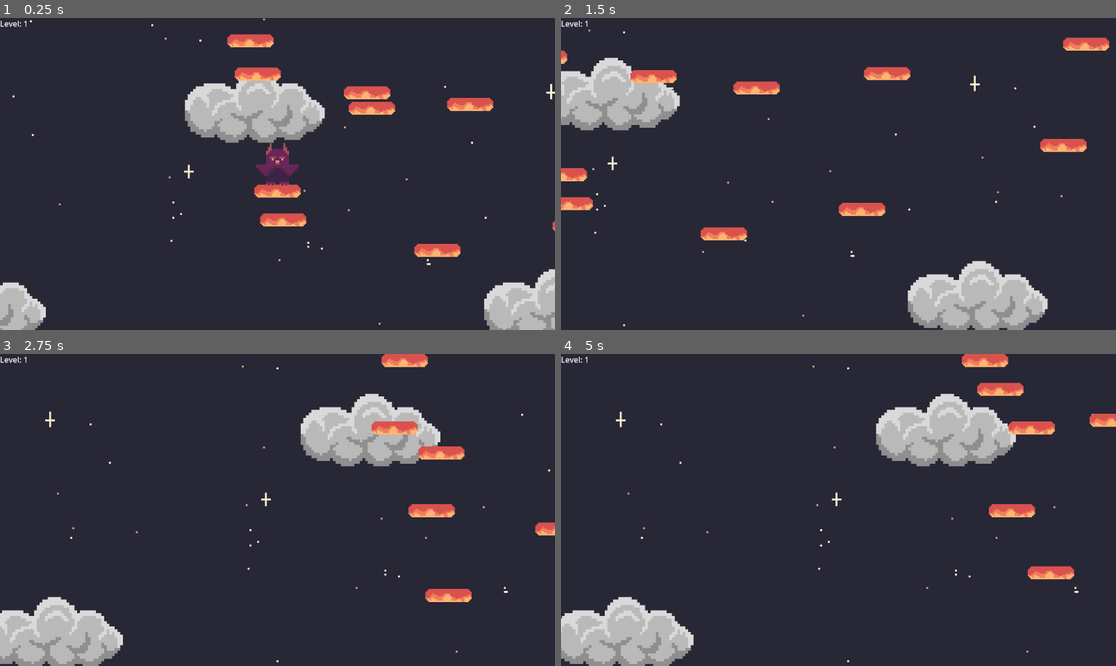
Above: before the commit, frames 1-4 (two rows, left to right).
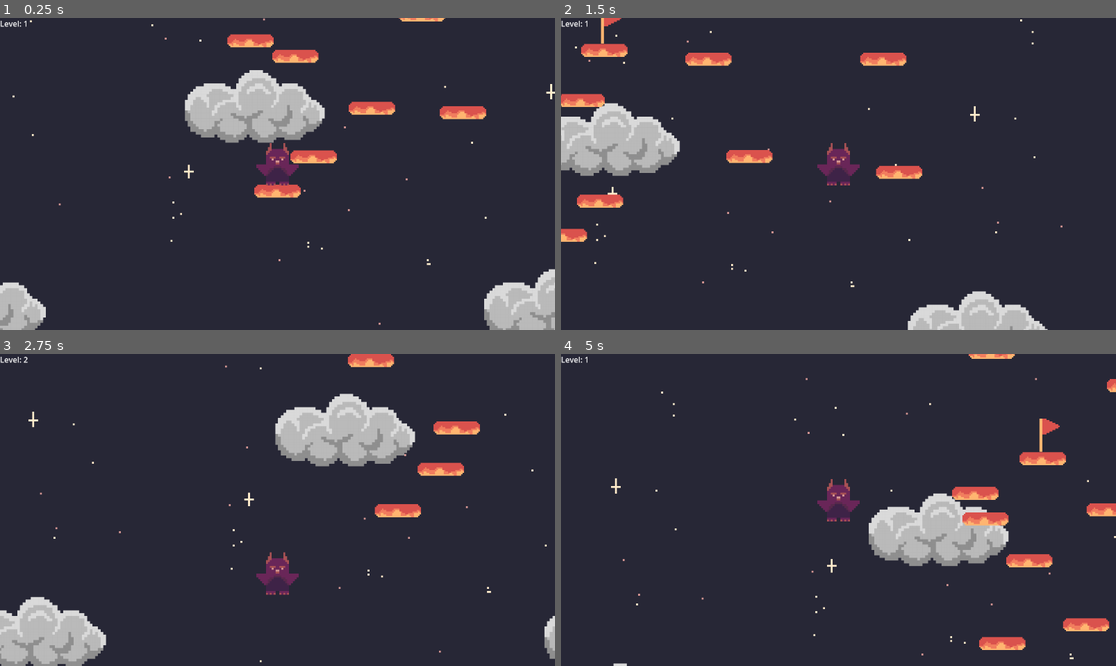
Above: after the commit, the same moments.

Repository: a-dughi/Custom-Office-Templates
Game: Godot game, scene res://Scenes/game.tscn
Same seed, same stepped clock (60 frames per second), same inputs: the game is played once before the commit and once after it.
Inputs:
- Up to frame 1 (0.25 s): no input
- Up to frame 2 (1.5 s): tap Enter (ui_accept) at 0.5, 0.77 s; hold Right (ui_right) from 0.53 s (still down)
- Up to frame 3 (2.75 s): tap Enter (ui_accept) at 1.52 s; release Right (ui_right) at 2.03 s; hold Left (ui_left) from 2.03 s (still down)
- Up to frame 4 (5 s): release Left (ui_left) at 2.78 s; hold Right (ui_right) 2.78-4.28 s; tap Enter (ui_accept) at 3.02, 3.77, 4.52 s; hold Left (ui_left) from 4.28 s (still down)

The runs differ from the first frame. In frame 1, 2.7% of the frame differs, in the area x 42-100%, y 0-77%; in frame 2, 16%; in frame 3, 9.2%; in frame 4, 17%, in the area x 0-100%, y 0-100%.

Commit message:
Changing blocks constraints

Diff:
--- a/Scenes/game.tscn
+++ b/Scenes/game.tscn
@@ -54,7 +54,6 @@
 script = ExtResource("1_3ts03")
 
 [node name="gameManager" type="Node" parent="."]
-unique_name_in_owner = true
 script = ExtResource("2_ay2hc")
 
 [node name="CanvasLayer" type="CanvasLayer" parent="gameManager"]
--- a/Scripts/character_body_2d.gd
+++ b/Scripts/character_body_2d.gd
@@ -2,7 +2,7 @@
 
 
 const SPEED = 150.0
-const JUMP_VELOCITY = -300.0
+const JUMP_VELOCITY = -350.0
 
 # Get the gravity from the project settings to be synced with RigidBody nodes.
 var gravity = ProjectSettings.get_setting("physics/2d/default_gravity")
--- a/Scripts/game.gd
+++ b/Scripts/game.gd
@@ -25,8 +25,8 @@
 	for i in range(numLevels):
 		var j = 0;
 		while j<20:
-			var xTemp = randf_range(0, 300)
-			var yTemp = randf_range(-200, 100)
+			var xTemp = randf_range(0, 200)
+			var yTemp = randf_range(-400, 55)
 			var present = false
 			for k in range(xPos.size()):
 				var xPrev = xPos[k]
